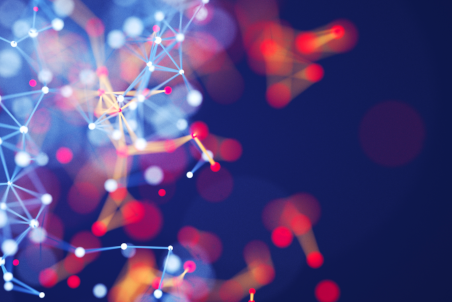
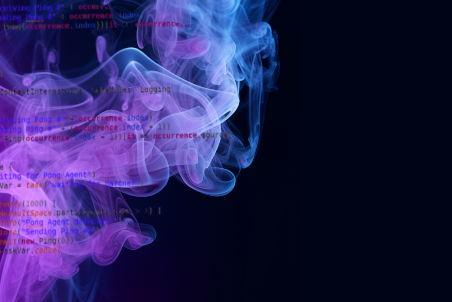
Two versions of the same layered image (452 x 302). Layer-by-layer changes:
showed "SARL Code" over [0, 3, 231, 255]
added layer "b8" above "b7" over [0, 0, 452, 302]
hid "b6" over [0, 0, 452, 302]
